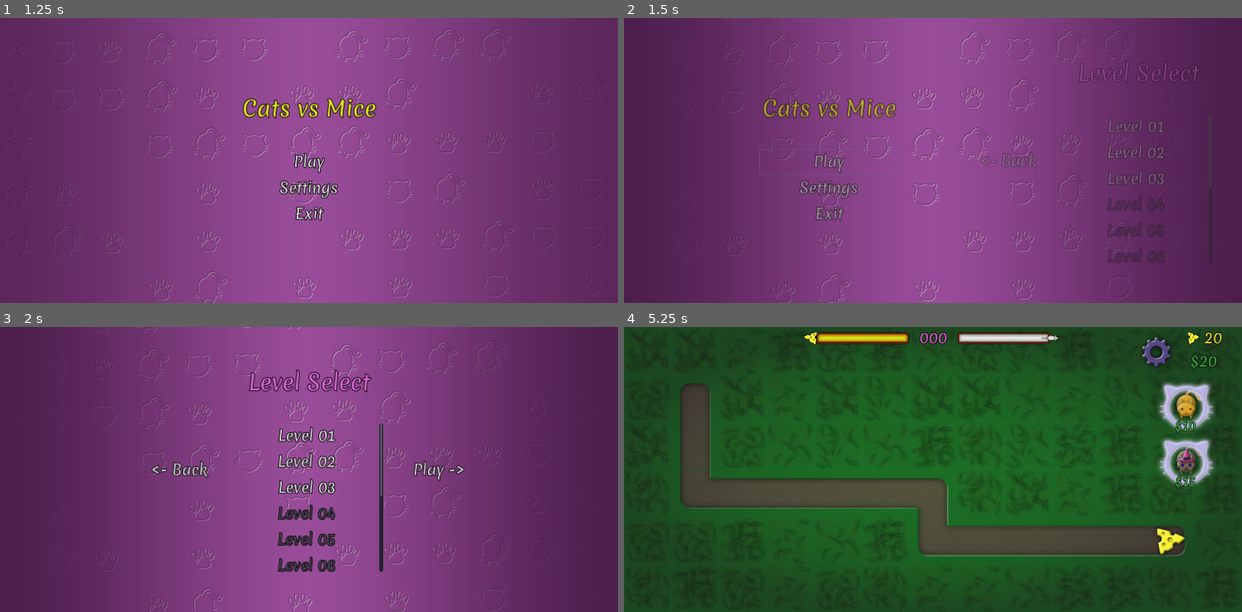
Above: before the commit, frames 1-4 (two rows, left to right).
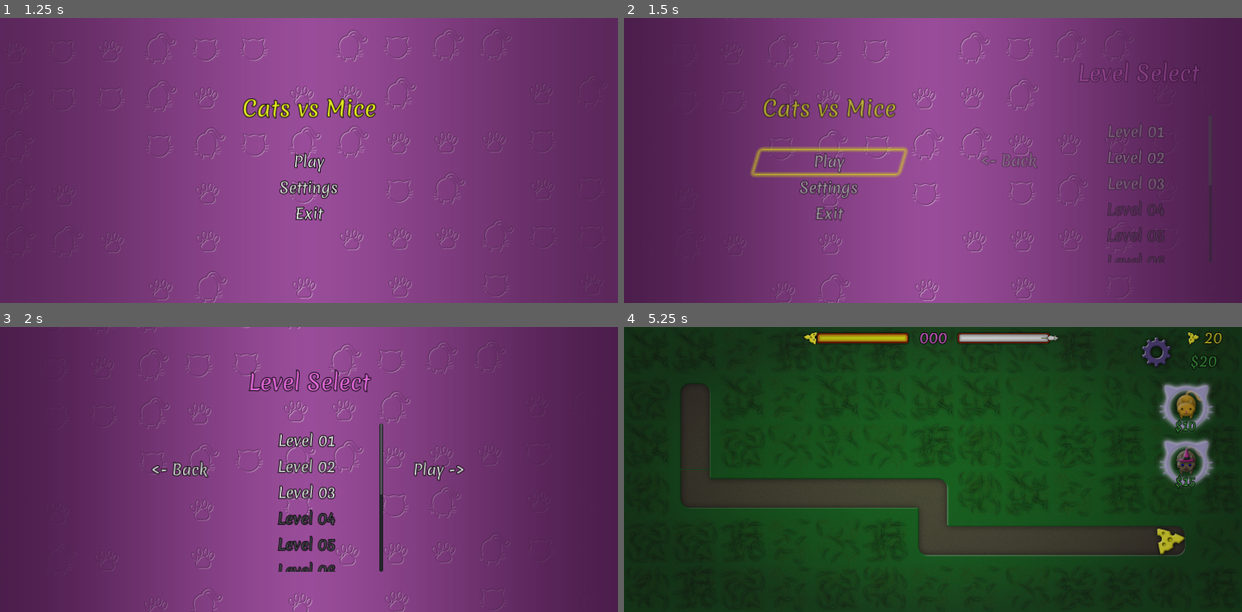
Above: after the commit, the same moments.

Repository: vibrunazo/godot-cats
Game: Godot game, scene res://scenes/maps/MainScene.tscn
The game is run twice, just before and just after one commit, with the same random seed, the same clock (stepped at 60 frames per second) and the same inputs. Before the commit the project starts from res://scenes/MainScene.tscn. Sound files missing from this copy of the repository are replaced by a short silence.
Inputs (mouse positions are in pixels of both pictures, inside the frame that each line leads up to):
- Up to frame 1 (1.25 s): move the mouse to (444, 146) at 0.52 s; click (444, 146) at 0.67 s
- Up to frame 2 (1.5 s): click "Play" at 1.25 s
- Up to frame 3 (2 s): no input
- Up to frame 4 (5.25 s): click "Level 02" at 2 s; click "Level 03" at 2.75 s; click "Level 01" at 3.5 s; click "Level 01" at 4.25 s; click "Play ->" at 5 s

Frame 1 is identical in both runs. In frame 2, 1.7% of the frame differs, in the area x 20-88%, y 35-86%; in frame 3, 2.2%; in frame 4, 4.0%, in the area x 5-97%, y 1-81%.

Commit message:
focus stylebox

Diff:
--- a/project.godot
+++ b/project.godot
@@ -57,7 +57,7 @@
 [application]
 
 config/name="Cats"
-run/main_scene="res://scenes/MainScene.tscn"
+run/main_scene="res://scenes/maps/MainScene.tscn"
 config/icon="res://assets/cat01.png"
 
 [autoload]
--- a/resources/cats_theme.tres
+++ b/resources/cats_theme.tres
@@ -1,6 +1,26 @@
-[gd_resource type="Theme" load_steps=2 format=2]
+[gd_resource type="Theme" load_steps=3 format=2]
 
 [ext_resource path="res://resources/Merienda_font.tres" type="DynamicFont" id=1]
+
+[sub_resource type="StyleBoxFlat" id=1]
+bg_color = Color( 0.905882, 0.682353, 0.0901961, 1 )
+draw_center = false
+skew = Vector2( 0.3, 0 )
+border_width_left = 8
+border_width_top = 8
+border_width_right = 8
+border_width_bottom = 8
+border_color = Color( 0.85098, 0.894118, 0.0666667, 0.768627 )
+border_blend = true
+corner_radius_top_left = 8
+corner_radius_top_right = 8
+corner_radius_bottom_right = 8
+corner_radius_bottom_left = 8
+corner_detail = 4
+expand_margin_left = 10.0
+expand_margin_right = 10.0
+shadow_color = Color( 0.917647, 0.945098, 0.0313726, 0.831373 )
+shadow_size = 10
 
 [resource]
 default_font = ExtResource( 1 )
@@ -12,3 +32,4 @@
 Label/constants/shadow_offset_x = 1
 Label/constants/shadow_offset_y = 1
 Label/styles/normal = null
+ToolButton/styles/focus = SubResource( 1 )
--- a/scenes/LevelSelectMenu.tscn
+++ b/scenes/LevelSelectMenu.tscn
@@ -49,41 +49,47 @@
 
 [node name="VBoxContainer" type="VBoxContainer" parent="VBox/ScrollContainer"]
 margin_right = 388.0
-margin_bottom = 848.0
+margin_bottom = 862.0
 size_flags_horizontal = 3
 alignment = 1
 
+[node name="Separator" type="Control" parent="VBox/ScrollContainer/VBoxContainer"]
+margin_right = 388.0
+margin_bottom = 10.0
+rect_min_size = Vector2( 0, 10 )
+
 [node name="Map01" type="ToolButton" parent="VBox/ScrollContainer/VBoxContainer" groups=["level"]]
 margin_left = 108.0
+margin_top = 14.0
 margin_right = 279.0
-margin_bottom = 67.0
+margin_bottom = 81.0
 mouse_filter = 1
 size_flags_horizontal = 4
 text = "Level 01"
 
 [node name="Map02" type="ToolButton" parent="VBox/ScrollContainer/VBoxContainer" groups=["level"]]
 margin_left = 107.0
-margin_top = 71.0
-margin_right = 280.0
-margin_bottom = 138.0
+margin_top = 85.0
+margin_right = 280.0
+margin_bottom = 152.0
 mouse_filter = 1
 size_flags_horizontal = 4
 text = "Level 02"
 
 [node name="Map03" type="ToolButton" parent="VBox/ScrollContainer/VBoxContainer" groups=["level"]]
 margin_left = 108.0
-margin_top = 142.0
-margin_right = 280.0
-margin_bottom = 209.0
+margin_top = 156.0
+margin_right = 280.0
+margin_bottom = 223.0
 mouse_filter = 1
 size_flags_horizontal = 4
 text = "Level 03"
 
 [node name="Map04" type="ToolButton" parent="VBox/ScrollContainer/VBoxContainer" groups=["level"]]
 margin_left = 108.0
-margin_top = 213.0
-margin_right = 280.0
-margin_bottom = 280.0
+margin_top = 227.0
+margin_right = 280.0
+margin_bottom = 294.0
 mouse_filter = 1
 size_flags_horizontal = 4
 disabled = true
@@ -91,9 +97,9 @@
 
 [node name="Map05" type="ToolButton" parent="VBox/ScrollContainer/VBoxContainer" groups=["level"]]
 margin_left = 107.0
-margin_top = 284.0
-margin_right = 280.0
-margin_bottom = 351.0
+margin_top = 298.0
+margin_right = 280.0
+margin_bottom = 365.0
 mouse_filter = 1
 size_flags_horizontal = 4
 disabled = true
@@ -101,9 +107,9 @@
 
 [node name="Map06" type="ToolButton" parent="VBox/ScrollContainer/VBoxContainer" groups=["level"]]
 margin_left = 107.0
-margin_top = 355.0
+margin_top = 369.0
 margin_right = 281.0
-margin_bottom = 422.0
+margin_bottom = 436.0
 mouse_filter = 1
 size_flags_horizontal = 4
 disabled = true
@@ -111,9 +117,9 @@
 
 [node name="ToolButton7" type="ToolButton" parent="VBox/ScrollContainer/VBoxContainer" groups=["level"]]
 margin_left = 108.0
-margin_top = 426.0
-margin_right = 280.0
-margin_bottom = 493.0
+margin_top = 440.0
+margin_right = 280.0
+margin_bottom = 507.0
 mouse_filter = 1
 size_flags_horizontal = 4
 disabled = true
@@ -121,9 +127,9 @@
 
 [node name="ToolButton8" type="ToolButton" parent="VBox/ScrollContainer/VBoxContainer" groups=["level"]]
 margin_left = 108.0
-margin_top = 497.0
-margin_right = 280.0
-margin_bottom = 564.0
+margin_top = 511.0
+margin_right = 280.0
+margin_bottom = 578.0
 mouse_filter = 1
 size_flags_horizontal = 4
 disabled = true
@@ -131,9 +137,9 @@
 
 [node name="ToolButton9" type="ToolButton" parent="VBox/ScrollContainer/VBoxContainer" groups=["level"]]
 margin_left = 108.0
-margin_top = 568.0
+margin_top = 582.0
 margin_right = 279.0
-margin_bottom = 635.0
+margin_bottom = 649.0
 mouse_filter = 1
 size_flags_horizontal = 4
 disabled = true
@@ -141,9 +147,9 @@
 
 [node name="ToolButton10" type="ToolButton" parent="VBox/ScrollContainer/VBoxContainer" groups=["level"]]
 margin_left = 107.0
-margin_top = 639.0
-margin_right = 280.0
-margin_bottom = 706.0
+margin_top = 653.0
+margin_right = 280.0
+margin_bottom = 720.0
 mouse_filter = 1
 size_flags_horizontal = 4
 disabled = true
@@ -151,9 +157,9 @@
 
 [node name="ToolButton11" type="ToolButton" parent="VBox/ScrollContainer/VBoxContainer" groups=["level"]]
 margin_left = 108.0
-margin_top = 710.0
-margin_right = 280.0
-margin_bottom = 777.0
+margin_top = 724.0
+margin_right = 280.0
+margin_bottom = 791.0
 mouse_filter = 1
 size_flags_horizontal = 4
 disabled = true
@@ -161,9 +167,9 @@
 
 [node name="ToolButton12" type="ToolButton" parent="VBox/ScrollContainer/VBoxContainer" groups=["level"]]
 margin_left = 108.0
-margin_top = 781.0
-margin_right = 280.0
-margin_bottom = 848.0
+margin_top = 795.0
+margin_right = 280.0
+margin_bottom = 862.0
 mouse_filter = 1
 size_flags_horizontal = 4
 disabled = true
--- a/scenes/MainScene.gd
+++ b/scenes/MainScene.gd
@@ -22,6 +22,7 @@
 
 func level_down(name: String):
 	print('down: %s' % name)
+	selected = name
 
 func _on_ResumeButton_pressed():
 	$Anim.play("out")
--- a/scenes/PauseMenu.gd
+++ b/scenes/PauseMenu.gd
@@ -23,4 +23,4 @@
 
 func _on_ExitButton_pressed():
 	pause(false)
-	get_tree().change_scene("res://scenes/MainScene.tscn")
+	get_tree().change_scene("res://scenes/maps/MainScene.tscn")
--- a/scenes/WinMenu.tscn
+++ b/scenes/WinMenu.tscn
@@ -24,3 +24,21 @@
 custom_colors/font_color = Color( 0.890196, 0.913725, 0.121569, 1 )
 custom_fonts/font = SubResource( 1 )
 text = "You Win!"
+
+[node name="ResumeButton" parent="HBoxContainer" index="2"]
+margin_right = 343.0
+text = "Next!"
+
+[node name="NextButton" type="ToolButton" parent="HBoxContainer" index="3"]
+margin_top = 156.0
+margin_right = 343.0
+margin_bottom = 223.0
+text = "Next!"
+
+[node name="RestartButton" parent="HBoxContainer" index="4"]
+margin_top = 227.0
+margin_bottom = 294.0
+
+[node name="ExitButton" parent="HBoxContainer" index="5"]
+margin_top = 298.0
+margin_bottom = 365.0
--- a/scenes/MainScene.tscn
+++ b/scenes/maps/MainScene.tscn
@@ -1,9 +1,9 @@
 [gd_scene load_steps=17 format=2]
 
-[ext_resource path="res://assets/tiledbg.png" type="Texture" id=1]
-[ext_resource path="res://scenes/MainMenu.tscn" type="PackedScene" id=2]
-[ext_resource path="res://scenes/MainScene.gd" type="Script" id=3]
-[ext_resource path="res://assets/fonts/Merienda-Regular.ttf" type="DynamicFontData" id=4]
+[ext_resource path="res://scenes/MainScene.gd" type="Script" id=1]
+[ext_resource path="res://assets/tiledbg.png" type="Texture" id=2]
+[ext_resource path="res://assets/fonts/Merienda-Regular.ttf" type="DynamicFontData" id=3]
+[ext_resource path="res://scenes/MainMenu.tscn" type="PackedScene" id=4]
 [ext_resource path="res://scenes/LevelSelectMenu.tscn" type="PackedScene" id=5]
 
 [sub_resource type="Gradient" id=4]
--- a/scenes/maps/Map.gd
+++ b/scenes/maps/Map.gd
@@ -18,6 +18,7 @@
 # the cat currently being built and dragged by the mouse
 var cat_building: Cat = null
 var cat_selected: Cat = null
+export var next_map = "Map02"
 export var coins = 20
 export var life = 20
 onready var max_life = life
@@ -58,6 +59,7 @@
 	update_coins()
 	update_UI_mousebar()
 	update_life()
+	pause_game(false)
 
 func action_pressed(name):
 	print("pressed action %s" % name)
@@ -287,3 +289,8 @@
 		return
 	ellapsed += 1
 	update_UI_time()
+
+
+func _on_NextButton_pressed():
+	pause_game(false)
+	get_tree().change_scene("res://scenes/maps/%s.tscn" % next_map)
--- a/scenes/maps/Map.tscn
+++ b/scenes/maps/Map.tscn
@@ -17,6 +17,7 @@
 [ext_resource path="res://scenes/GameOverMenu.tscn" type="PackedScene" id=15]
 [ext_resource path="res://scenes/WinMenu.tscn" type="PackedScene" id=16]
 [ext_resource path="res://resources/size_curve.tres" type="Curve" id=17]
+[ext_resource path="res://assets/fonts/Merienda-Regular.ttf" type="DynamicFontData" id=18]
 
 [sub_resource type="TileSet" id=1]
 0/name = "grass"
@@ -335,6 +336,14 @@
 expand_margin_bottom = 3.0
 shadow_size = 5
 
+[sub_resource type="DynamicFont" id=13]
+resource_local_to_scene = true
+size = 60
+outline_size = 2
+outline_color = Color( 0, 0, 0, 1 )
+use_filter = true
+font_data = ExtResource( 18 )
+
 [node name="Map" type="Node2D"]
 script = ExtResource( 7 )
 size_curve = ExtResource( 17 )
@@ -666,9 +675,14 @@
 [node name="WinMenu" parent="UI/Menus" instance=ExtResource( 16 )]
 unique_name_in_owner = true
 
+[node name="Paused" parent="UI/Menus/WinMenu/HBoxContainer" index="0"]
+custom_fonts/font = SubResource( 13 )
+
 [connection signal="timeout" from="SpawnTimer" to="." method="_on_SpawnTimer_timeout"]
 [connection signal="timeout" from="EllapsedTimer" to="." method="_on_EllapsedTimer_timeout"]
 [connection signal="pressed" from="UI/HUD/ActionBar/HBoxContainer/SettingsButton" to="." method="_on_SettingsButton_pressed"]
+[connection signal="pressed" from="UI/Menus/WinMenu/HBoxContainer/NextButton" to="." method="_on_NextButton_pressed"]
 
 [editable path="UI/HUD/ActionBar/Cat1"]
 [editable path="UI/HUD/ActionBar/Cat2"]
+[editable path="UI/Menus/WinMenu"]
--- a/scenes/maps/Map01.tscn
+++ b/scenes/maps/Map01.tscn
@@ -12,6 +12,14 @@
 [sub_resource type="DynamicFont" id=2]
 resource_local_to_scene = true
 size = 40
+outline_size = 2
+outline_color = Color( 0, 0, 0, 1 )
+use_filter = true
+font_data = ExtResource( 1 )
+
+[sub_resource type="DynamicFont" id=3]
+resource_local_to_scene = true
+size = 60
 outline_size = 2
 outline_color = Color( 0, 0, 0, 1 )
 use_filter = true
@@ -31,5 +39,9 @@
 [node name="TimeLabel" parent="UI/HUD/TopBar" index="2"]
 custom_fonts/font = SubResource( 2 )
 
+[node name="Paused" parent="UI/Menus/WinMenu/HBoxContainer" index="0"]
+custom_fonts/font = SubResource( 3 )
+
 [editable path="UI/HUD/ActionBar/Cat1"]
 [editable path="UI/HUD/ActionBar/Cat2"]
+[editable path="UI/Menus/WinMenu"]
--- a/scenes/maps/Map02.tscn
+++ b/scenes/maps/Map02.tscn
@@ -17,7 +17,16 @@
 use_filter = true
 font_data = ExtResource( 1 )
 
+[sub_resource type="DynamicFont" id=3]
+resource_local_to_scene = true
+size = 60
+outline_size = 2
+outline_color = Color( 0, 0, 0, 1 )
+use_filter = true
+font_data = ExtResource( 1 )
+
 [node name="Map" instance=ExtResource( 2 )]
+next_map = "Map03"
 spawn_max = 200
 final_time = 300.0
 final_size = 800.0
@@ -31,5 +40,9 @@
 [node name="TimeLabel" parent="UI/HUD/TopBar" index="2"]
 custom_fonts/font = SubResource( 1 )
 
+[node name="Paused" parent="UI/Menus/WinMenu/HBoxContainer" index="0"]
+custom_fonts/font = SubResource( 3 )
+
 [editable path="UI/HUD/ActionBar/Cat1"]
 [editable path="UI/HUD/ActionBar/Cat2"]
+[editable path="UI/Menus/WinMenu"]
--- a/scenes/maps/Map03.tscn
+++ b/scenes/maps/Map03.tscn
@@ -17,7 +17,16 @@
 use_filter = true
 font_data = ExtResource( 2 )
 
+[sub_resource type="DynamicFont" id=3]
+resource_local_to_scene = true
+size = 60
+outline_size = 2
+outline_color = Color( 0, 0, 0, 1 )
+use_filter = true
+font_data = ExtResource( 2 )
+
 [node name="Map" instance=ExtResource( 1 )]
+next_map = "MainScene"
 
 [node name="Path2D" parent="." index="3"]
 curve = SubResource( 1 )
@@ -25,5 +34,9 @@
 [node name="TimeLabel" parent="UI/HUD/TopBar" index="2"]
 custom_fonts/font = SubResource( 2 )
 
+[node name="Paused" parent="UI/Menus/WinMenu/HBoxContainer" index="0"]
+custom_fonts/font = SubResource( 3 )
+
 [editable path="UI/HUD/ActionBar/Cat1"]
 [editable path="UI/HUD/ActionBar/Cat2"]
+[editable path="UI/Menus/WinMenu"]
Not shown: 3 places in scenes/maps/MainScene.tscn that only renumber resources
Not shown: 1 places in scenes/maps/Map.tscn that only renumber resources
Not shown: 1 places in scenes/maps/Map01.tscn that only renumber resources
Not shown: 1 places in scenes/maps/Map02.tscn that only renumber resources
Not shown: 1 places in scenes/maps/Map03.tscn that only renumber resources
